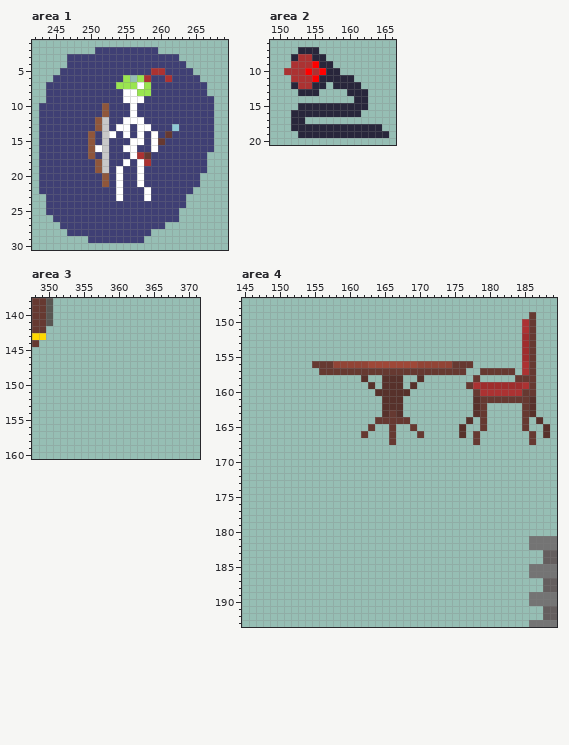
One commit to this pixel-art file: wcale-nie-noita/test2.aseprite. The picture above is the old version.
400x200 pixels, 1 frame. Colours within 5 levels of each other are drawn and written as one. Shown: area 1: x 242..269, y 1..30; area 2: x 149..166, y 6..20; area 3: x 348..371, y 138..160; area 4: x 145..189, y 147..193. The commit also changed other parts of the picture, which this record leaves out.
Once edited:
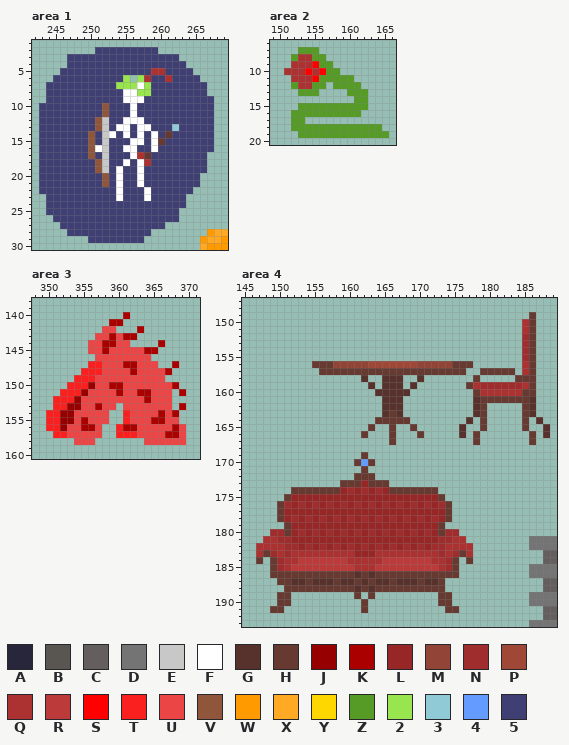
Palette (. is transparent): A #28263b  B #595652  C #645e5e  D #747474  E #c8c8c8  F #ffffff  G #57312b  H #663931  J #970000  K #aa0000  L #972626  M #924436  N #9f2d2d  P #9f4838  Q #ac3232  R #bd3a3a  S #ff0000  T #fb2020  U #ec4545  V #8f563b  W #ff9b00  X #ffa924  Y #ffd700  Z #559b25  2 #99e550  3 #8fcad6  4 #639bff  5 #3f3f74
Diff:
Changed rows in their new state; - is an unchanged pixel.
Area 1:
first column x 266:
28 -WXX
29 WXXW
30 XWWW
Area 2:
first column x 152:
 7 -ZZZ----------
 8 Z--ZZ---------
 9 ----ZZ--------
10 -----ZZ-------
11 ----ZZZZZ-----
12 Z--ZZ-ZZZZ----
13 -ZZZ----ZZZ---
14 ---------ZZ---
15 -ZZZZZZZZZZ---
16 ZZZZZZZZZZ----
17 ZZ------------
18 ZZZZZZZZZZZZZ-
19 -ZZZZZZZZZZZZZ
Area 3:
first column x 348:
138 ...-------------------
139 ...-------------------
140 ...----------K--------
141 ...--------KK---------
142 ..--------UU---K------
143 ..-------UUKUKK-------
144 .-------UUKKUU----K---
145 --------UUKUUUUUKK----
146 ---------UUUUUUUU-----
147 --------TTUUUKKUUU--K-
148 -------TTTUUUUKUUUUK--
149 ------TTTUUUUUUUUUU---
150 -----TTTJUUKKUUUUUUUK-
151 ----TTTJUUUUKUUKKUUU-K
152 ---TTTJUUUUUUUUUKUUU--
153 ---TTJJUUKUU-UUUUUUU-K
154 --TTJJUUUUU--TUUUUKUK-
155 --TTJJUKUUU--TUUUKKUU-
156 --TTJUUKKU--TKKUUUUUKU
157 ---TTUUUUU--TTTUUUUKKU
158 ------UUU-------UUUUUU
Area 4:
first column x 147:
169 ---------------H---------------
170 --------------H4H--------------
171 ---------------H---------------
172 --------------HHH--------------
173 ------------HHHLHHH------------
174 -----HHHHHHHLNLNLNLHHHHHHH-----
175 ----HLLLLLLLLLLLLLLLLLLLLLH----
176 ---HNLNLNLNLNLNLNLNLNLNLNLNH---
177 ---HLLLLLLLLLLLLLLLLLLLLLLLH---
178 ---HLNLNLNLNLNLNLNLNLNLNLNLH---
179 ----HLLLLLLLLLLLLLLLLLLLLLH----
180 --NNHLNLNLNLNLNLNLNLNLNLNLHNN--
181 -QQNNLLLLLLLLLLLLLLLLLLLLLNNQQ-
182 QQQQNNLNLNLNLNLNLNLNLNLNLNNQQQQ
183 QHNQNQQQQQQQQQLLLQQQQQQQQQNQNHQ
184 H-HNQQRRRRRRRQQQQQRRRRRRRQQNH-H
185 --HNQRRRRRRRRRQQQRRRRRRRRRQNH--
186 --HHHHHHHHHHHHGHGHHHHHHHHHHHH--
187 ---HHGGHGGGHGGHGHGGHGGGHGGH----
188 ----HHHHHHHHHHGHGHHHHHHHHHH----
189 ---HH---------H-H---------HH---
190 ---HH----------H----------HH---
191 --HH-----------H-----------HH--
Where, in picture pixels (left, top, right, bottom), the same in both pictures:
added: (200, 229, 228, 250)
changed: (291, 47, 389, 138)
changed: (32, 298, 186, 445)
added: (256, 452, 473, 613)
